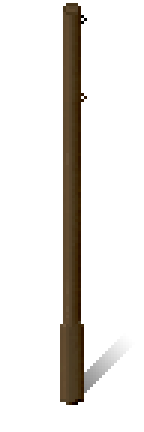
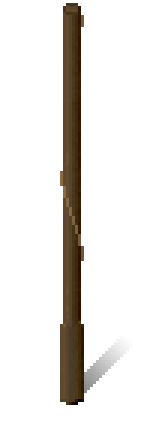
The second 144x432 image is a revision of the first. Changes to its layers:
added layer "Rope copy #1" above "f_street_light_center.png" over [60, 15, 84, 261]
painted on "f_street_light_center.png" over [81, 15, 87, 102]
